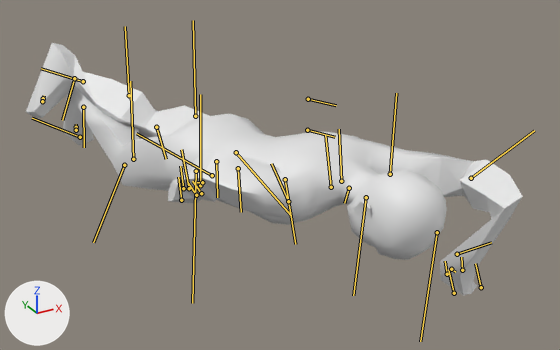
Before and after pictures for a commit that changed the FBX model media/anims_X/normal/TTRP_LeanArmUpLeft.fbx.
Rendered twice from a 50 mm lens placed at (-0.0809, -0.3546, 0.1106), pointed at (0.0482, -0.1199, -0.0067). Every picture has the same lights, and +X, +Y and +Z are marked at lower left. Both versions are drawn at frame 1 of the action 'Bip01|CircleAction'; the numbers are the values there. The bones that bend it are drawn over the model as lines.

The first picture shows 'Body_NoDress'.
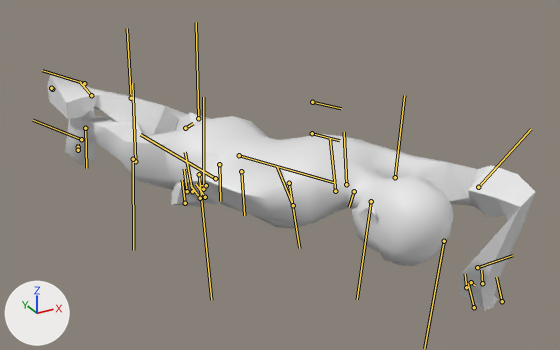
What differs and where, as boxes (x1, y1, x2, y2) in the pictures (560 x 350 px):
'Body_NoDress', posed (7% shorter)
    before: (26, 43, 522, 296)
    after: (47, 75, 535, 310)
bone 'Bip01_Pelvis', root to tip
    before: (216, 161) to (217, 197)
    after: (219, 164) to (220, 201)
bone 'Bip01_L_Thigh', root to tip
    before: (236, 152) to (291, 215)
    after: (239, 155) to (334, 182)
bone 'Bip01_L_Calf', root to tip
    before: (156, 127) to (166, 159)
    after: (185, 128) to (193, 123)
bone 'Bip01_L_Foot', root to tip
    before: (74, 78) to (62, 120)
    after: (91, 95) to (79, 81)
bone 'Bip01_R_Thigh', root to tip
    before: (196, 171) to (192, 303)
    after: (199, 174) to (211, 300)
bone 'Bip01_R_Calf', root to tip
    before: (124, 165) to (93, 242)
    after: (133, 159) to (133, 250)
bone 'Bip01_R_Foot', root to tip
    before: (83, 107) to (84, 147)
    after: (85, 128) to (86, 168)
bone 'Bip01_Head', root to tip
    before: (366, 197) to (353, 295)
    after: (371, 201) to (357, 299)
bone 'Bip01_L_UpperArm', root to tip
    before: (390, 174) to (396, 93)
    after: (395, 177) to (404, 95)
bone 'Bip01_L_Forearm', root to tip
    before: (471, 178) to (534, 130)
    after: (478, 187) to (531, 129)
bone 'Bip01_L_Hand', root to tip
    before: (457, 254) to (491, 242)
    after: (477, 267) to (512, 255)

What the commit changed:
Bone 'Bip01_Pelvis' (bone_bip01_pelvis) moves from (-4.2, 1.0, 13.0) to (-2.6, 1.0, 12.9).
Bone 'Bip01_L_Thigh' (bone_bip01_l_thigh) turns from (-39, -1, 5) to (-63, 14, 8) degrees about its own x, y and z.
Bone 'Bip01_L_Calf' (bone_bip01_l_calf) turns from (0, 0, -30) to (0, 0, -54) degrees about its own x, y and z.
Bone 'Bip01_L_Foot' (bone_bip01_l_foot) turns from (62, 4, 9) to (-14, -19, -34) degrees about its own x, y and z.
Bone 'Bip01_R_Thigh' (bone_bip01_r_thigh) turns from (19, 14, 17) to (7, 19, 14) degrees about its own x, y and z.
Bone 'Bip01_R_Calf' (bone_bip01_r_calf) turns from (0, 0, -30) to (0, 0, -8) degrees about its own x, y and z.
Bone 'Bip01_R_Foot' (bone_bip01_r_foot) turns from (-12, 5, 9) to (2, 4, -6) degrees about its own x, y and z.
Bone 'Bip01_Head' (bone_bip01_head) turns from (-11, 22, -5) to (-10, 22, -3) degrees about its own x, y and z.
Bone 'Bip01_L_UpperArm' (bone_bip01_l_upperarm) turns from (-13, -26, -6) to (-18, -33, -7) degrees about its own x, y and z.
Bone 'Bip01_L_Forearm' (bone_bip01_l_forearm) turns from (-45, -70, 2) to (-48, -61, 17) degrees about its own x, y and z.
Bone 'Bip01_L_Hand' (bone_bip01_l_hand) moves from (-11.6, 13.2, -7.6) to (-11.9, 13.1, -7.7).
Bone 'Bip01_L_Hand' (bone_bip01_l_hand) turns from (95, 26, 90) to (107, 29, 102) degrees about its own x, y and z.
